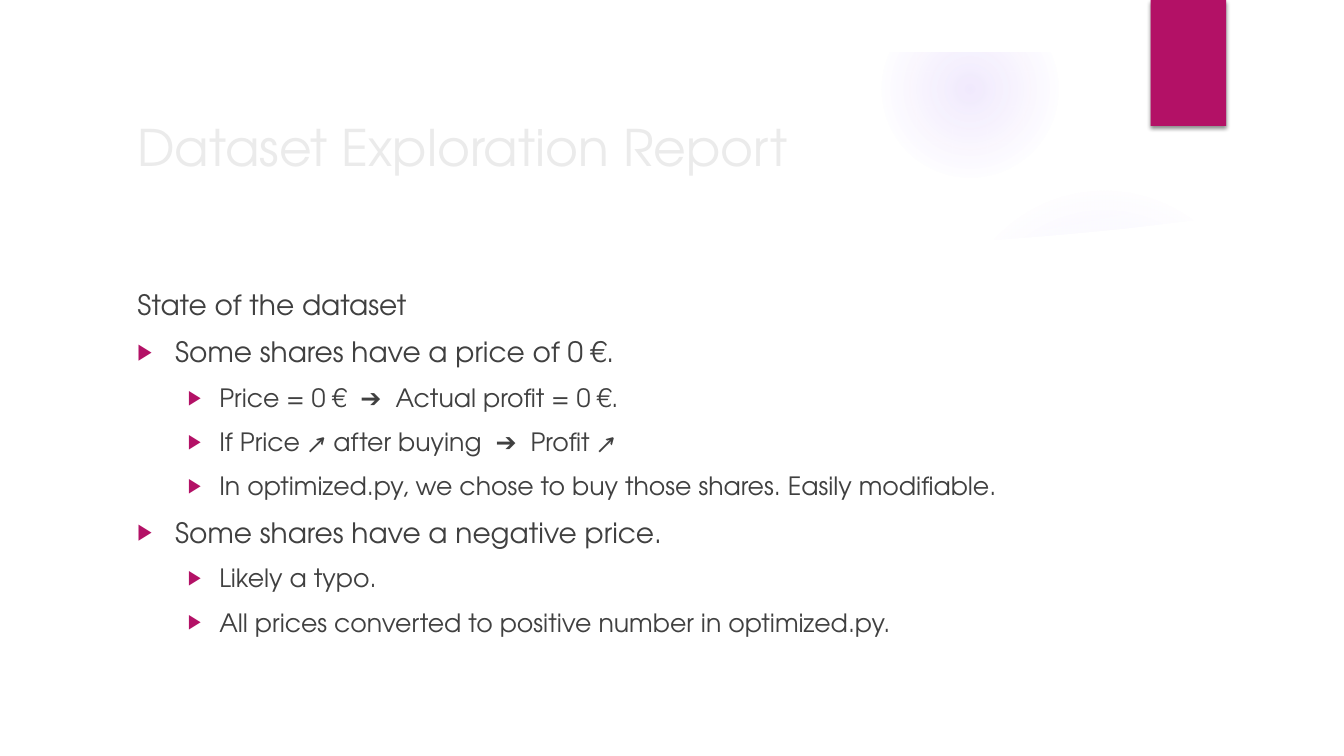
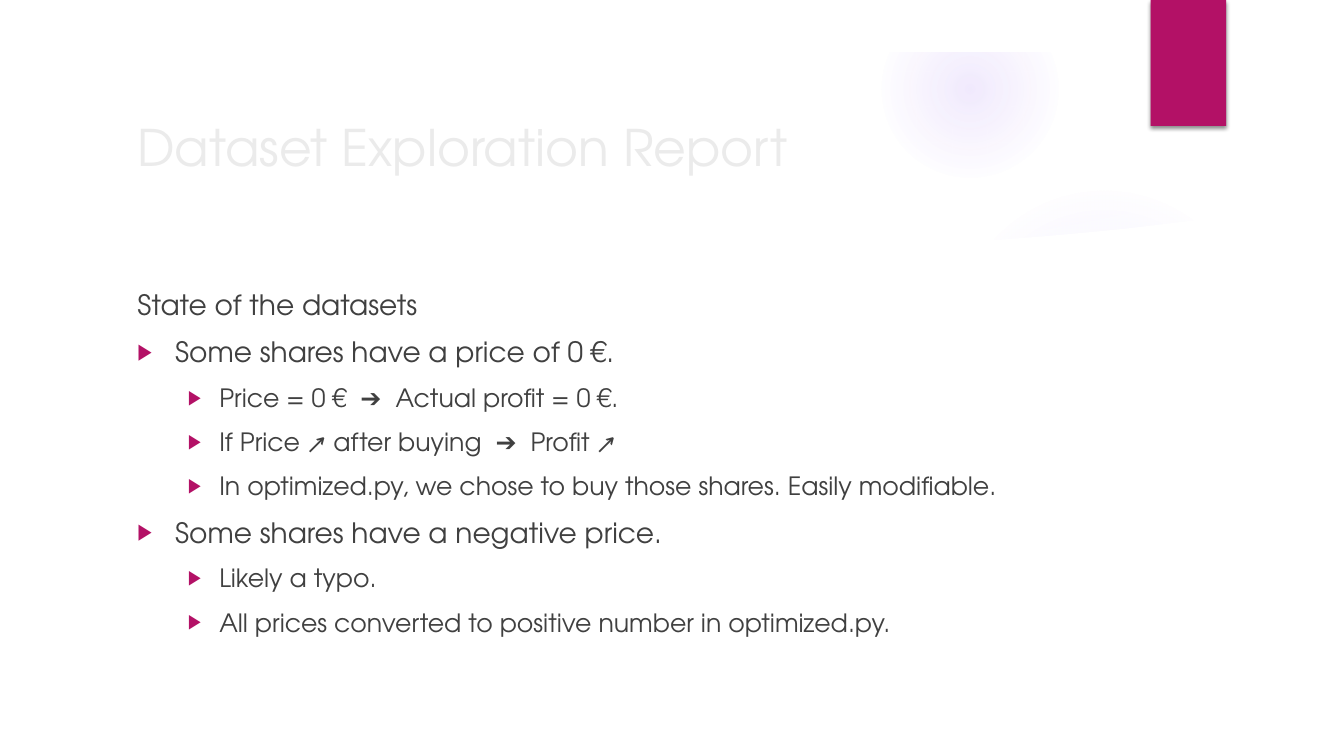
Before and after one commit to franfif/algoinvest-trade, a slide deck: slide 13 of Project7_Presentation.pptx. Drawn at 1344x756 pixels with LibreOffice and Linux fonts; fonts in the diff are those of the drawing; background and template pictures are left out. Boxes give left, top, right and bottom in pixels: in the first picture for what was removed or moved away, otherwise in the second. Text is boxed around its words. In the diff, an @@ line names an element or a change of style, - is before the commit and + after.

```diff
--- a/Project7_Presentation.pptx
+++ b/Project7_Presentation.pptx
@@ text at [137, 294, 417, 316]: text changed @@
-State of the dataset
+State of the datasets
```
Also in this commit, not shown: 5 other slides changed.
